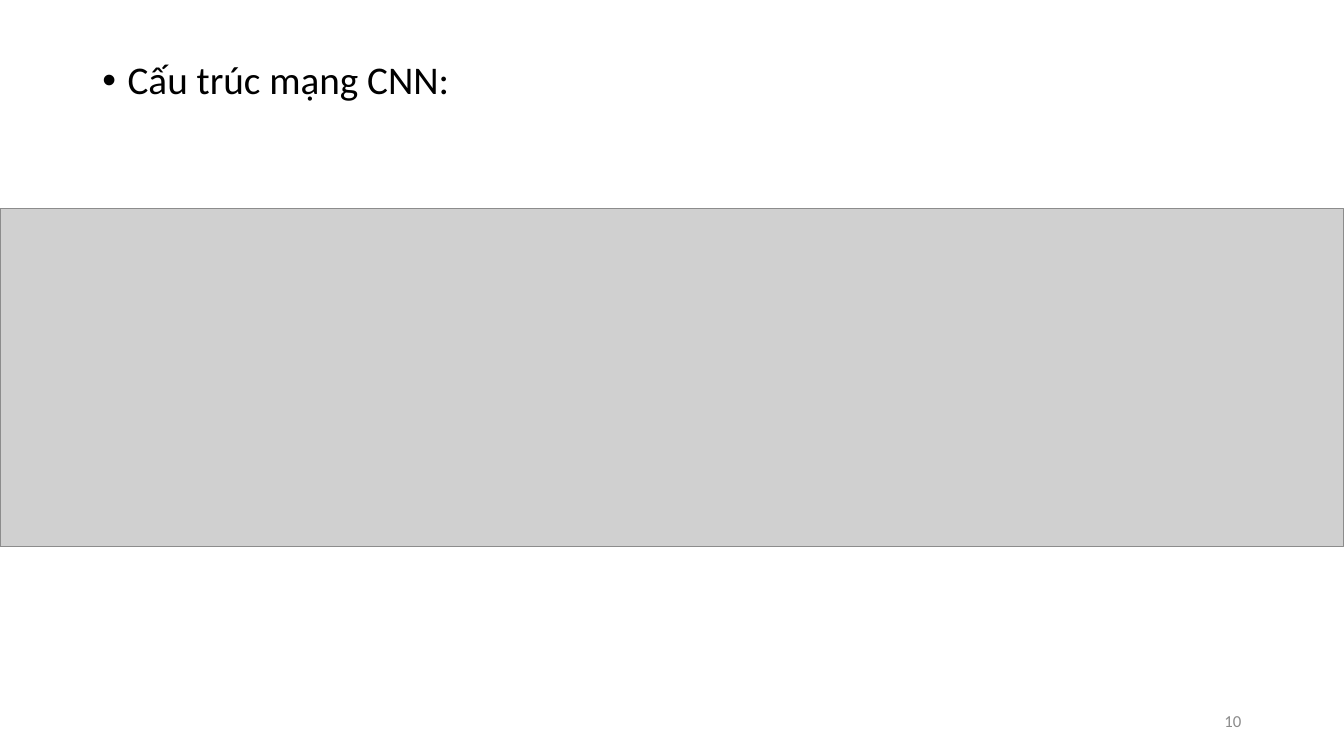
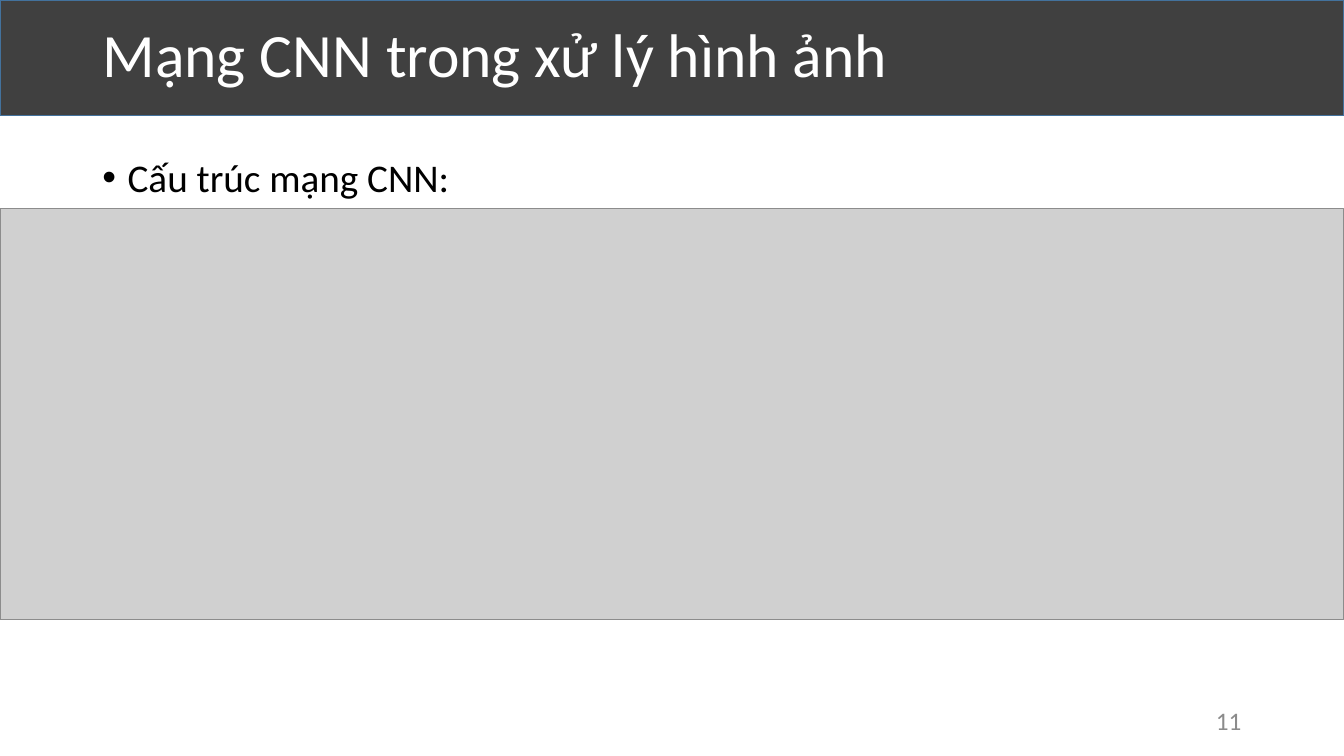
Before and after one commit to VolknerThanh/kltn_SentimentAnalysis, a slide deck: slide 11 of kltn-thuyết-trình.pptx (slide 10 before the commit). Drawn at 1344x756 pixels with LibreOffice and Linux fonts; fonts in the diff are those of the drawing; grey boxes stand for pictures. Boxes give left, top, right and bottom in pixels: in the first picture for what was removed or moved away, otherwise in the second. Text is boxed around its words. In the diff, an @@ line names an element or a change of style, - is before the commit and + after.

```diff
--- a/kltn-thuyết-trình.pptx
+++ b/kltn-thuyết-trình.pptx
@@ rectangle added at <box>0,0,1344,116</box>, fill #404040, outline #43739E 1 pt @@
@@ text added at <box>102,33,887,88</box>, 44 pt, text #FFFFFF @@
+Mạng CNN trong xử lý hình ảnh
@@ text "Cấu trúc mạng CNN:": place and size @@
-text "Cấu trúc mạng CNN:" at <box>128,64,449,101</box>
+text "Cấu trúc mạng CNN:" at <box>128,162,449,199</box>
@@ picture: place and size @@
-picture at <box>0,209,1344,547</box>
+picture at <box>0,209,1344,620</box>
@@ page number at <box>1216,714,1242,730</box>: text changed; size 12 to 18 pt @@
-10
+11
```
Also in this commit, not shown: 20 other slides changed, 10 slides added, 11 slides removed.
